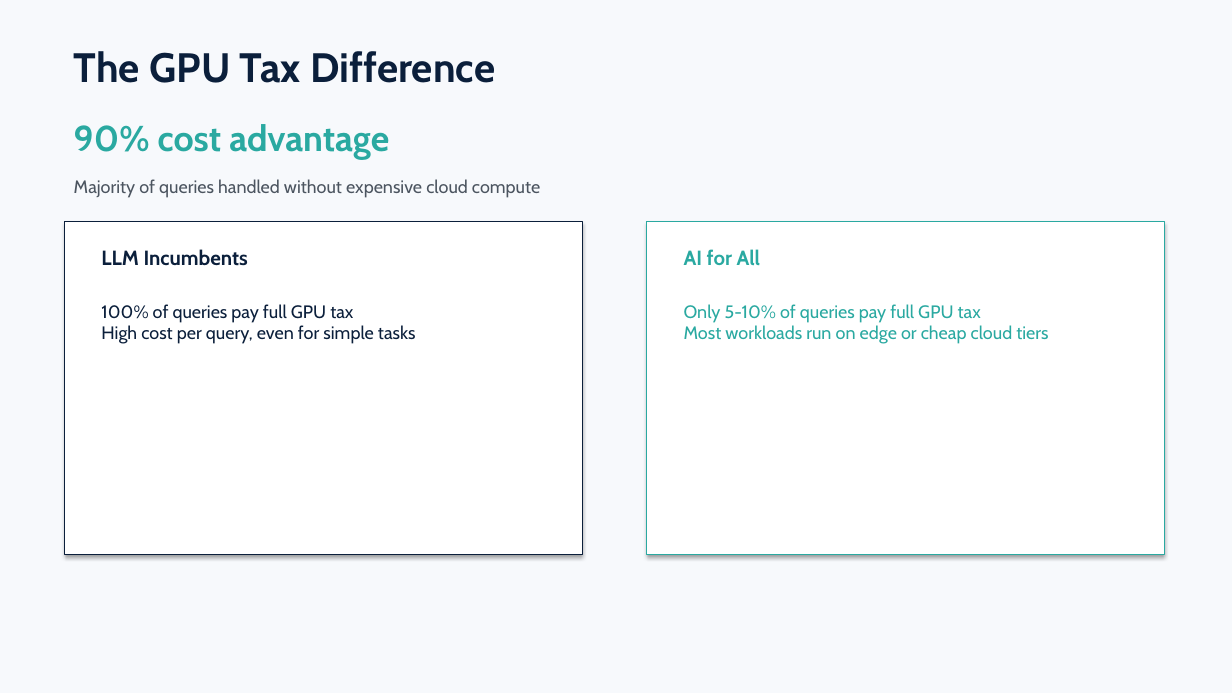
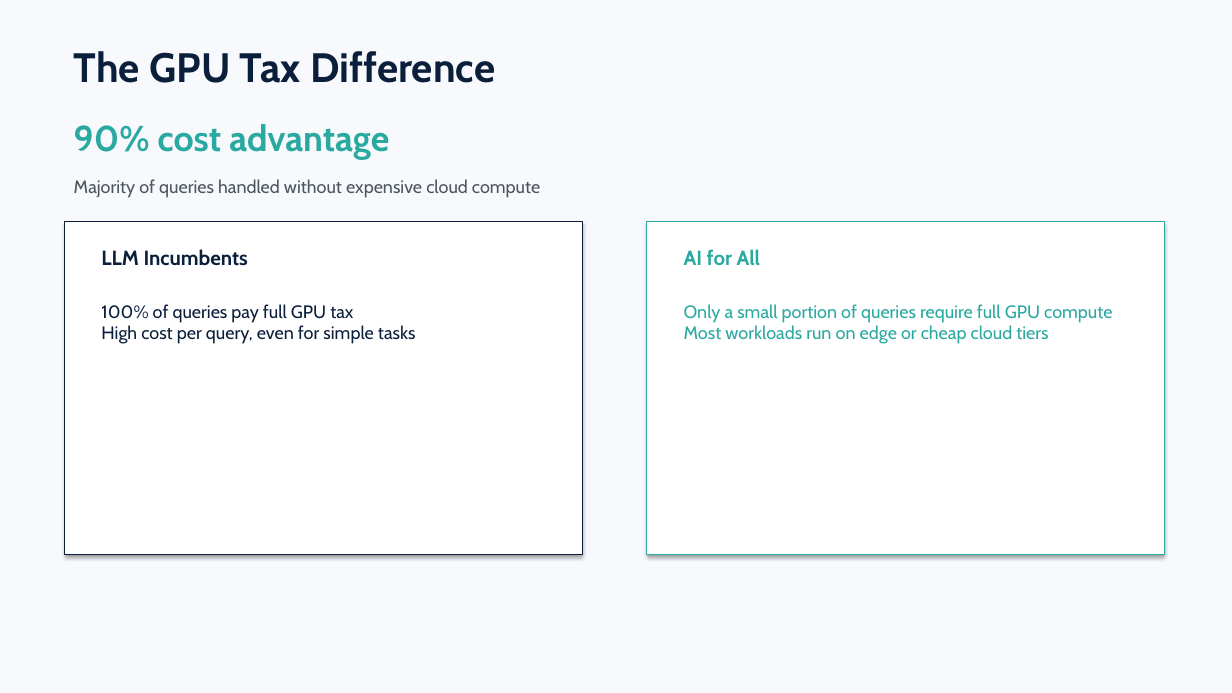
Before and after one commit to gorky117-cell/gaurav_personal, a slide deck: slide 9 of investor-materials/token_distribution_linkedin.pptx. Drawn at 1232x693 pixels with LibreOffice and Linux fonts; fonts in the diff are those of the drawing. Boxes give left, top, right and bottom in pixels: in the first picture for what was removed or moved away, otherwise in the second. Text is boxed around its words. In the diff, an @@ line names an element or a change of style, - is before the commit and + after.

Commit message:
Refine investor-safe wording in token distribution deck and refresh 3rd document slides

```diff
--- a/investor-materials/token_distribution_linkedin.pptx
+++ b/investor-materials/token_distribution_linkedin.pptx
@@ text at (x1=684, y1=304, x2=1112, y2=323): text changed @@
-Only 5-10% of queries pay full GPU tax
+Only a small portion of queries require full GPU compute
```
Also in this commit, not shown: 2 other slides changed, 3 other files.
